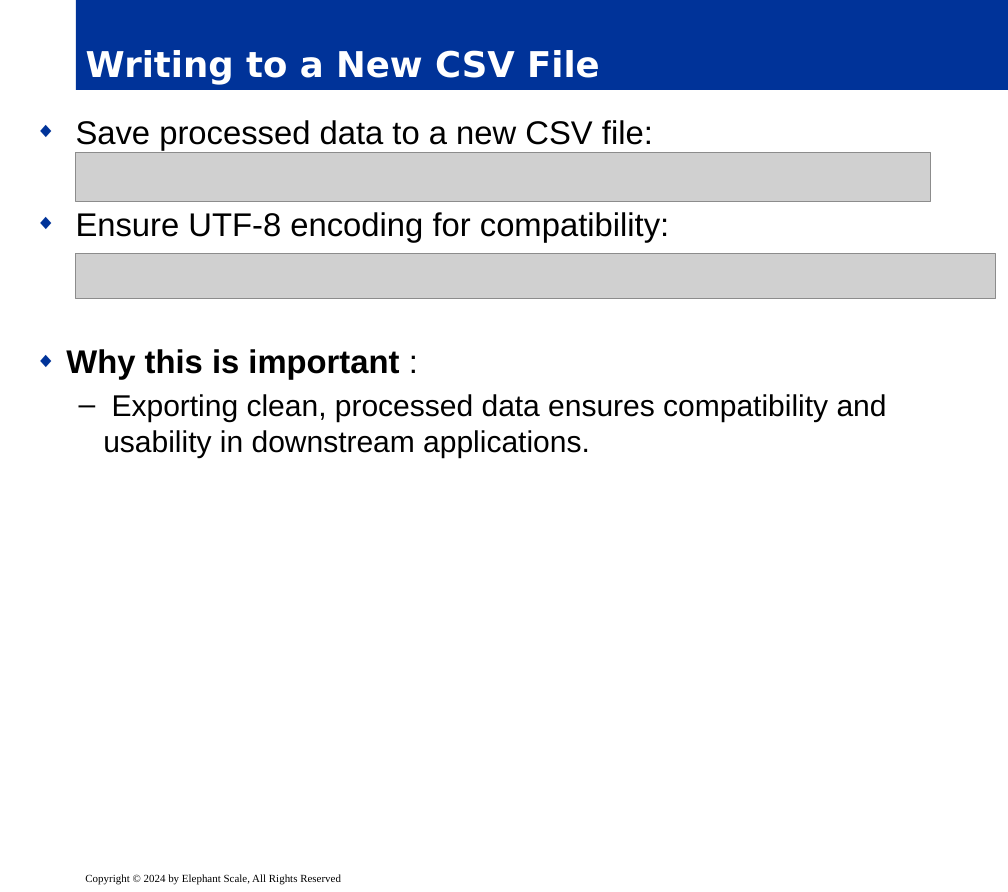
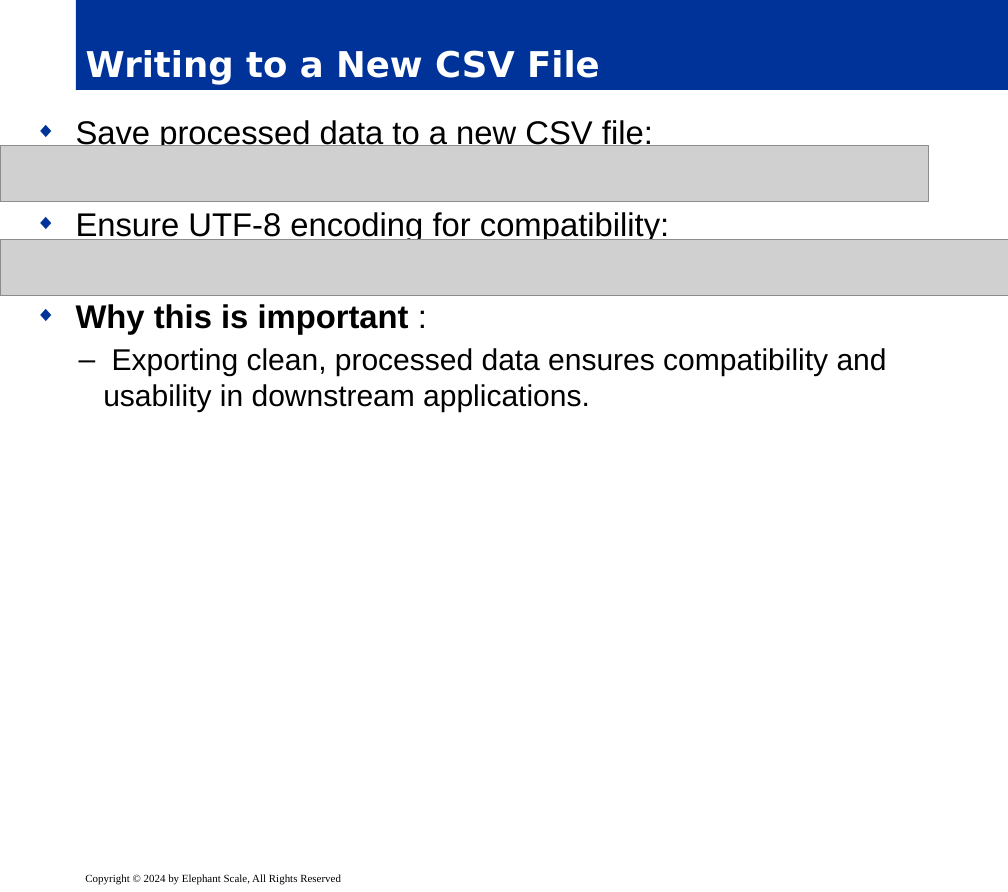
Before and after one commit to elephantscale/es-training-new, a slide deck: slide 14 of building-ai-applications/ready/03__DatabaseAgent.pptx. Drawn at 1008x892 pixels with LibreOffice and Linux fonts; fonts in the diff are those of the drawing; grey boxes stand for pictures; background and template pictures are left out. Boxes give left, top, right and bottom in pixels: in the first picture for what was removed or moved away, otherwise in the second. Text is boxed around its words. In the diff, an @@ line names an element or a change of style, - is before the commit and + after.

```diff
--- a/building-ai-applications/ready/03__DatabaseAgent.pptx
+++ b/building-ai-applications/ready/03__DatabaseAgent.pptx
@@ text "Save processed data to a ..." rewrapped from bbox=[66, 120, 887, 458] to bbox=[76, 120, 887, 413] @@
@@ picture: place and size @@
-picture at bbox=[76, 152, 930, 202]
+picture at bbox=[0, 146, 928, 202]
@@ picture: place and size @@
-picture at bbox=[76, 254, 996, 299]
+picture at bbox=[0, 240, 1008, 296]
```
Also in this commit, not shown: 23 other slides changed, 5 other files.
